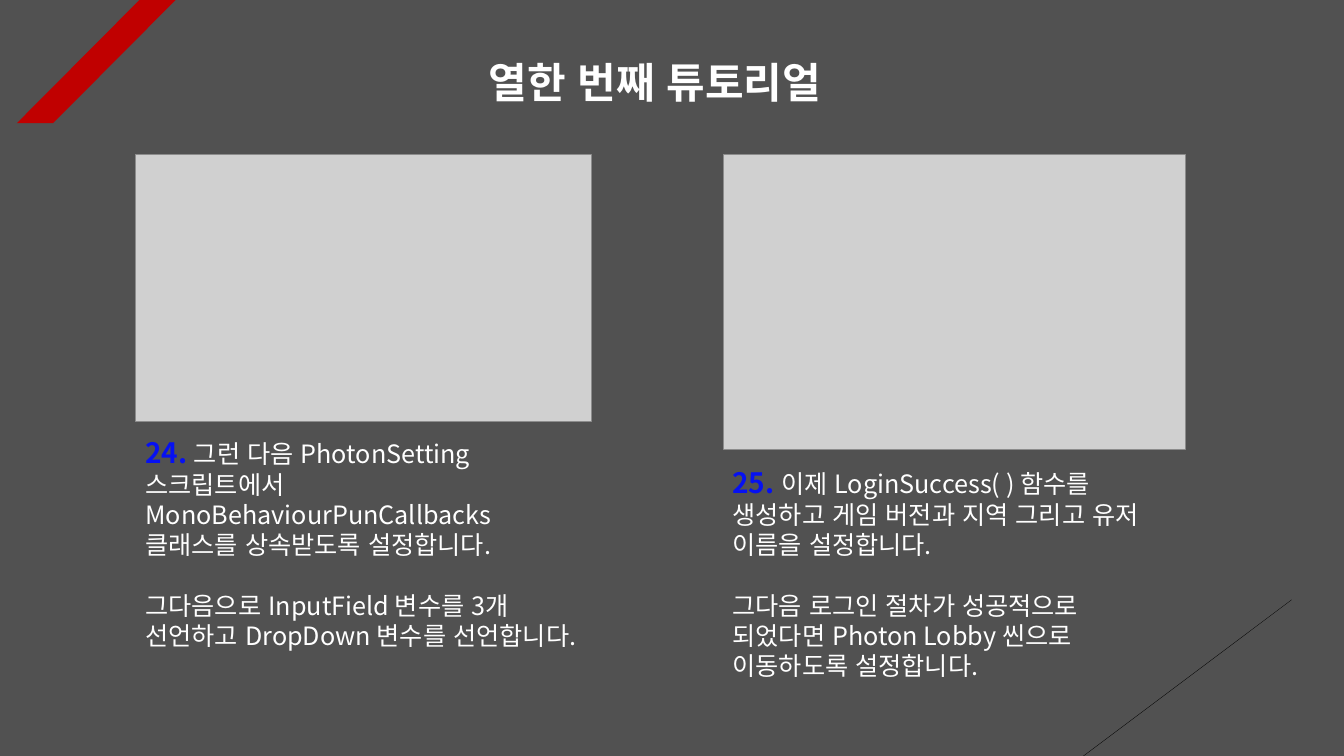
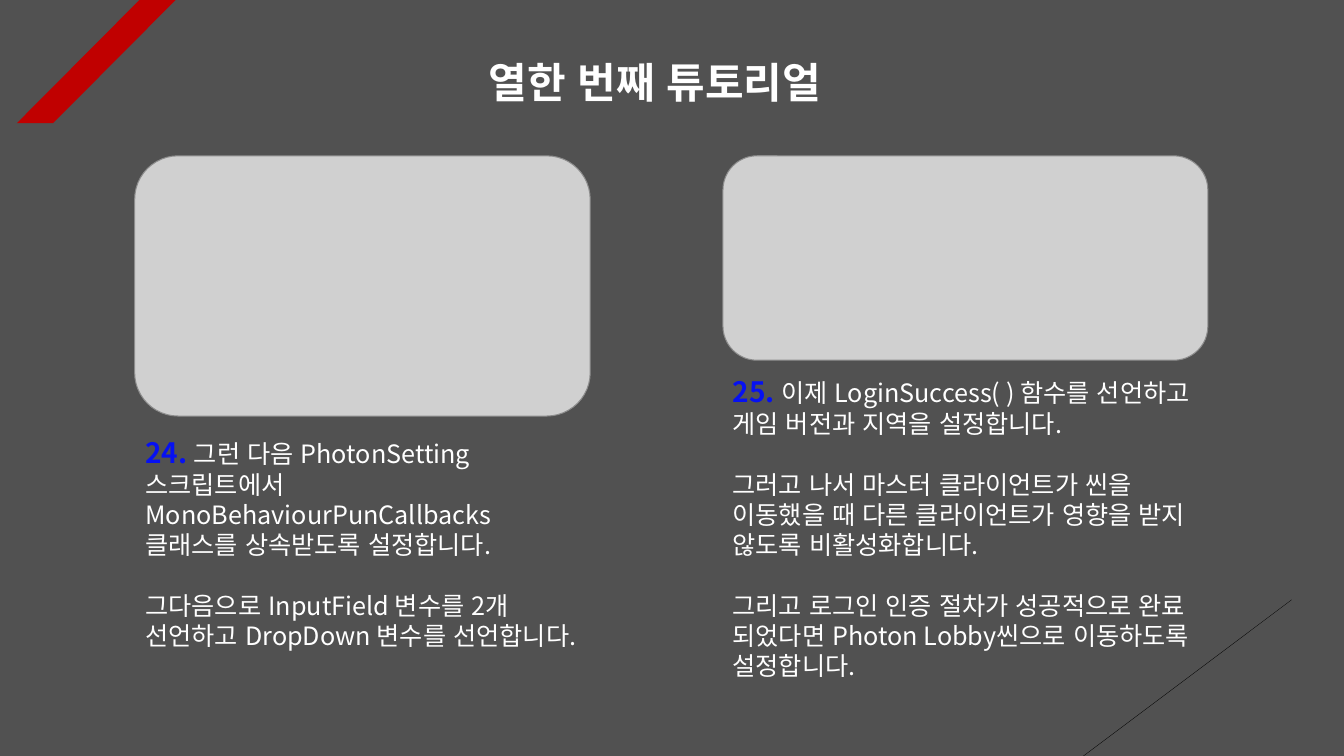
Before and after one commit to Unity2033/3D-UnityEngine, a slide deck: slide 11 of Assets/Class/Photon Server/PPT Data/Photon PlayFab.pptx. Drawn at 1344x756 pixels with LibreOffice and Linux fonts; fonts in the diff are those of the drawing; grey boxes stand for pictures. Boxes give left, top, right and bottom in pixels: in the first picture for what was removed or moved away, otherwise in the second. Text is boxed around its words. In the diff, an @@ line names an element or a change of style, - is before the commit and + after.

```diff
--- a/Assets/Class/Photon Server/PPT Data/Photon PlayFab.pptx
+++ b/Assets/Class/Photon Server/PPT Data/Photon PlayFab.pptx
@@ picture: place and size @@
-picture at (136,155,592,422)
+picture at (135,156,591,416)
@@ picture: place and size @@
-picture at (724,155,1187,450)
+picture at (723,156,1208,361)
@@ text at (732,381,1190,677): text changed @@
-25. 이제 LoginSuccess( ) 함수를 생성하고 게임 버전과 지역 그리고 유저 이름을 설정합니다.
-그다음 로그인 절차가 성공적으로 되었다면 Photon Lobby 씬으로 이동하도록 설정합니다.
+25. 이제 LoginSuccess( ) 함수를 선언하고 게임 버전과 지역을 설정합니다.
+그러고 나서 마스터 클라이언트가 씬을 이동했을 때 다른 클라이언트가 영향을 받지 않도록 비활성화합니다.
+그리고 로그인 인증 절차가 성공적으로 완료 되었다면 Photon Lobby씬으로 이동하도록 설정합니다.
@@ text at (145,594,576,651): text changed @@
-그다음으로 InputField 변수를 3개 선언하고 DropDown 변수를 선언합니다.
+그다음으로 InputField 변수를 2개 선언하고 DropDown 변수를 선언합니다.
```
Also in this commit, not shown: 7 other slides changed, 1 slide removed, 43 other files.
